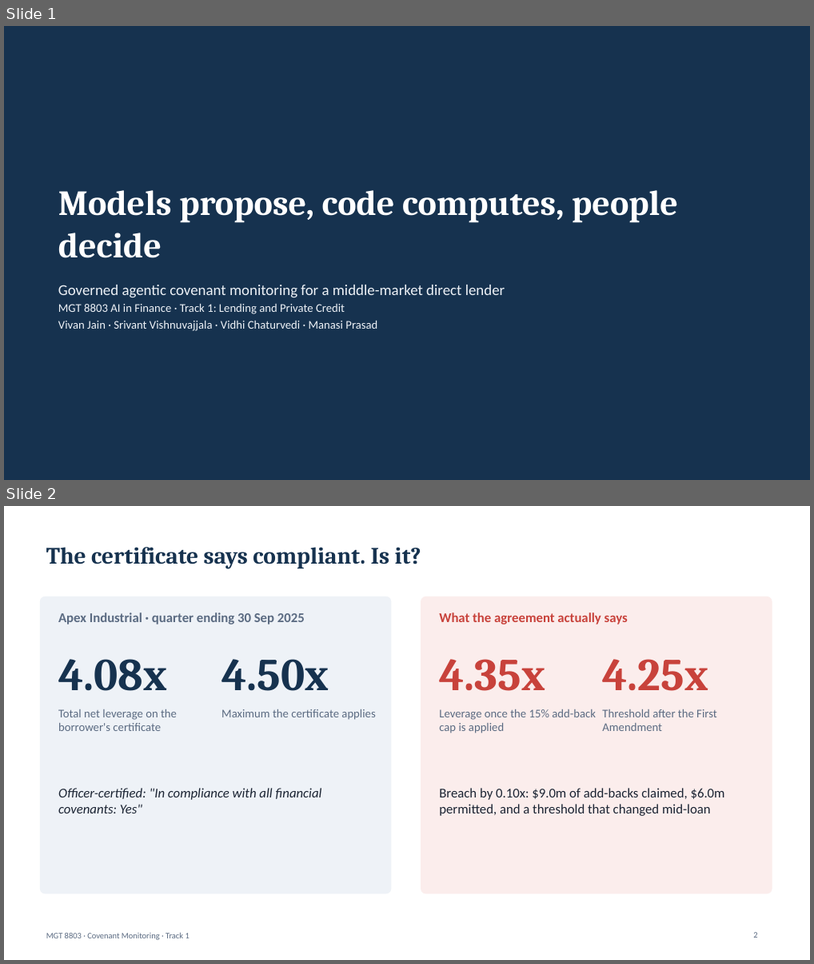
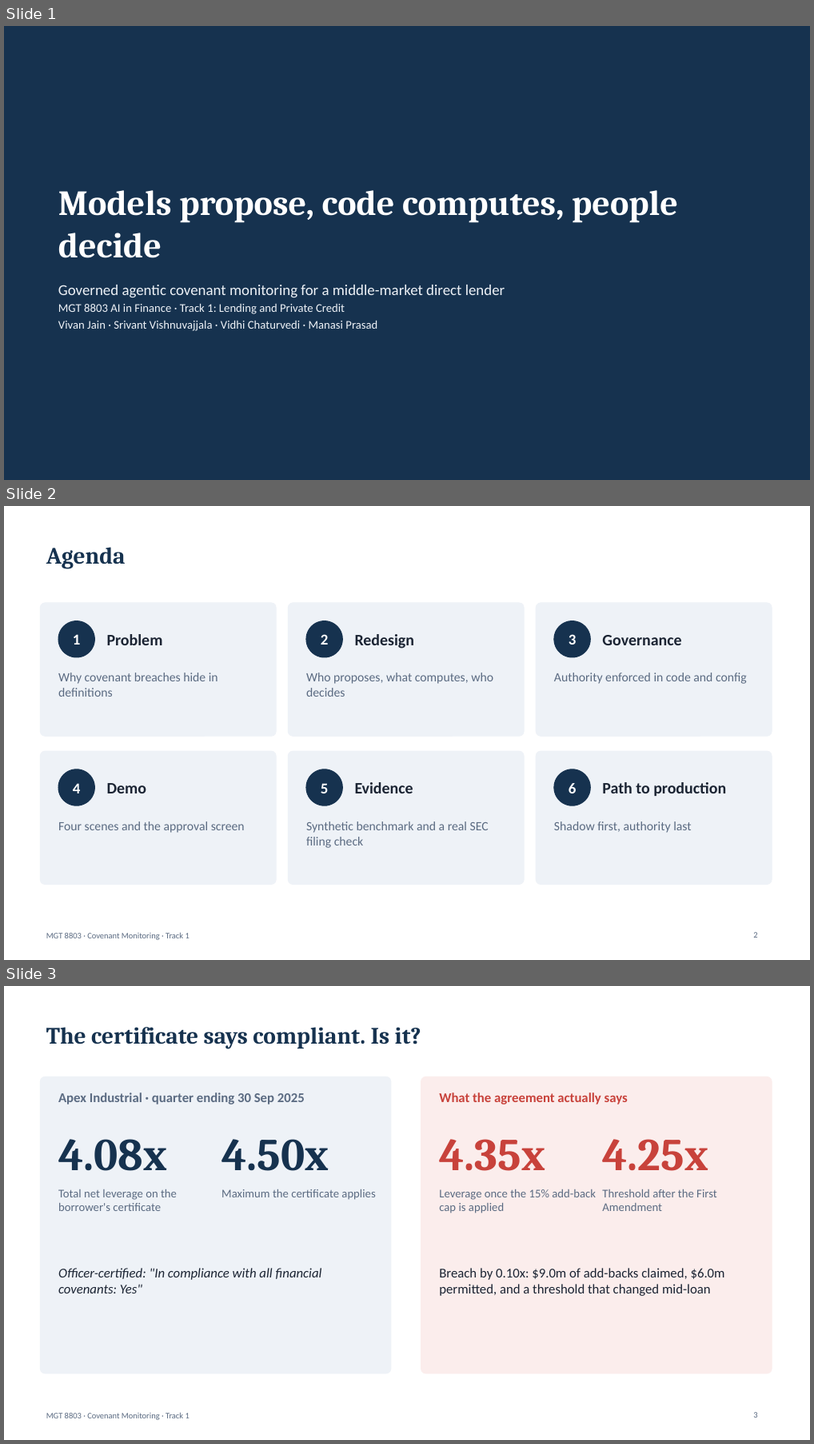
Before and after one commit to vidss04/covenant-monitoring, a slide deck: report/MGT8803_Final_Presentation_Covenant_Monitoring.pptx. Shown one above the other, each under a label of ours: slides 1 and 2 before the commit, slides 1, 2 and 3 after it. The pictures are 814x964 and 814x1444 pixels, drawn with LibreOffice and Linux fonts; fonts in the diff are those of the drawing. Boxes give left, top, right and bottom in pixels: in the first picture for what was removed or moved away, otherwise in the second. Text is boxed around its words. In the diff, an @@ line names an element or a change of style, - is before the commit and + after.

```diff
--- a/report/MGT8803_Final_Presentation_Covenant_Monitoring.pptx
+++ b/report/MGT8803_Final_Presentation_Covenant_Monitoring.pptx
@@ slide 2 added at [4, 506, 810, 960], background #FFFFFF; not listed: 1 template element that a slide beside it also shows @@
@@ title added at [46, 547, 126, 568], 28 pt, text #16324F, bold @@
+Agenda
@@ rounded rectangle added at [40, 603, 276, 736], fill #EEF2F7, outline #EEF2F7 1 pt @@
@@ ellipse added at [58, 621, 94, 657], fill #16324F, outline #16324F 1 pt @@
@@ rounded rectangle added at [288, 603, 524, 736], fill #EEF2F7, outline #EEF2F7 1 pt @@
@@ ellipse added at [306, 621, 342, 657], fill #16324F, outline #16324F 1 pt @@
@@ rounded rectangle added at [536, 603, 772, 736], fill #EEF2F7, outline #EEF2F7 1 pt @@
@@ ellipse added at [554, 621, 591, 657], fill #16324F, outline #16324F 1 pt @@
@@ text added at [73, 634, 81, 644], 18 pt, text #FFFFFF, bold @@
+1
@@ text added at [107, 634, 163, 645], 19 pt, text #1B2433, bold @@
+Problem
@@ text added at [321, 634, 329, 644], 18 pt, text #FFFFFF, bold @@
+2
@@ text added at [355, 634, 415, 648], 19 pt, text #1B2433, bold @@
+Redesign
@@ text added at [569, 634, 577, 644], 18 pt, text #FFFFFF, bold @@
+3
@@ text added at [602, 635, 682, 645], 19 pt, text #1B2433, bold @@
+Governance
@@ text added at [58, 672, 218, 696], 15 pt, text #5B6B82 @@
+Why covenant breaches hide in definitions
@@ text added at [306, 672, 494, 696], 15 pt, text #5B6B82 @@
+Who proposes, what computes, who decides
@@ text added at [554, 672, 747, 684], 15 pt, text #5B6B82 @@
+Authority enforced in code and config
@@ rounded rectangle added at [40, 751, 276, 884], fill #EEF2F7, outline #EEF2F7 1 pt @@
@@ ellipse added at [58, 769, 94, 805], fill #16324F, outline #16324F 1 pt @@
@@ rounded rectangle added at [288, 751, 524, 884], fill #EEF2F7, outline #EEF2F7 1 pt @@
@@ ellipse added at [306, 769, 342, 805], fill #16324F, outline #16324F 1 pt @@
@@ rounded rectangle added at [536, 751, 772, 884], fill #EEF2F7, outline #EEF2F7 1 pt @@
@@ ellipse added at [554, 769, 591, 805], fill #16324F, outline #16324F 1 pt @@
@@ text added at [73, 783, 81, 793], 18 pt, text #FFFFFF, bold @@
+4
@@ text added at [107, 783, 146, 793], 19 pt, text #1B2433, bold @@
+Demo
@@ text added at [321, 783, 329, 793], 18 pt, text #FFFFFF, bold @@
+5
@@ text added at [355, 782, 414, 793], 19 pt, text #1B2433, bold @@
+Evidence
@@ text added at [569, 783, 577, 793], 18 pt, text #FFFFFF, bold @@
+6
@@ text added at [602, 782, 726, 796], 19 pt, text #1B2433, bold @@
+Path to production
@@ text added at [58, 821, 245, 832], 15 pt, text #5B6B82 @@
+Four scenes and the approval screen
@@ text added at [306, 821, 489, 848], 15 pt, text #5B6B82 @@
+Synthetic benchmark and a real SEC filing check
@@ text added at [554, 821, 691, 832], 15 pt, text #5B6B82 @@
+Shadow first, authority last
@@ page number added at [754, 932, 758, 937], 10 pt, text #5B6B82 @@
+2
@@ what was slide 2 is now slide 3 @@
```
Also in this commit, not shown: 3 slides changed, 2 other slides added, 8 other files.
